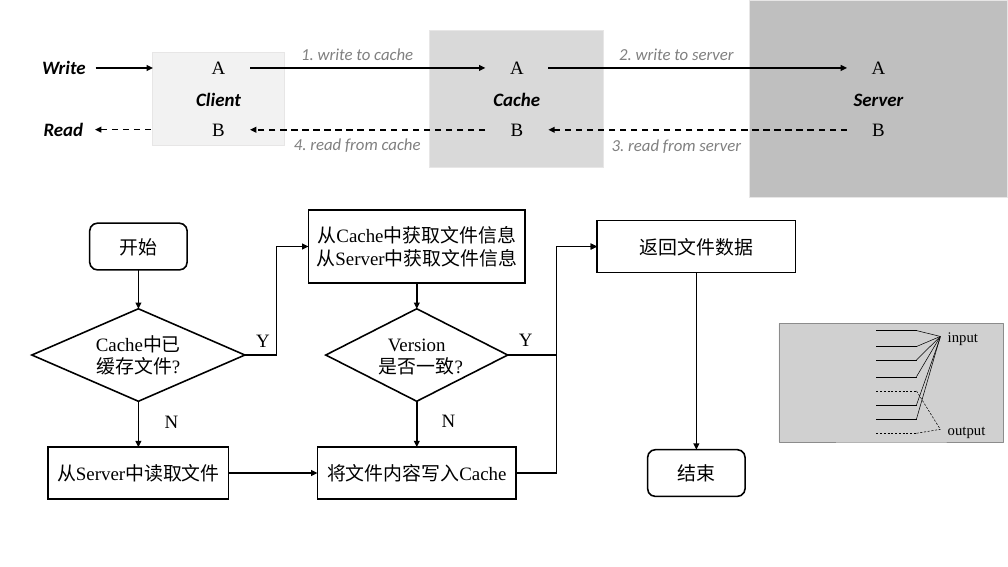
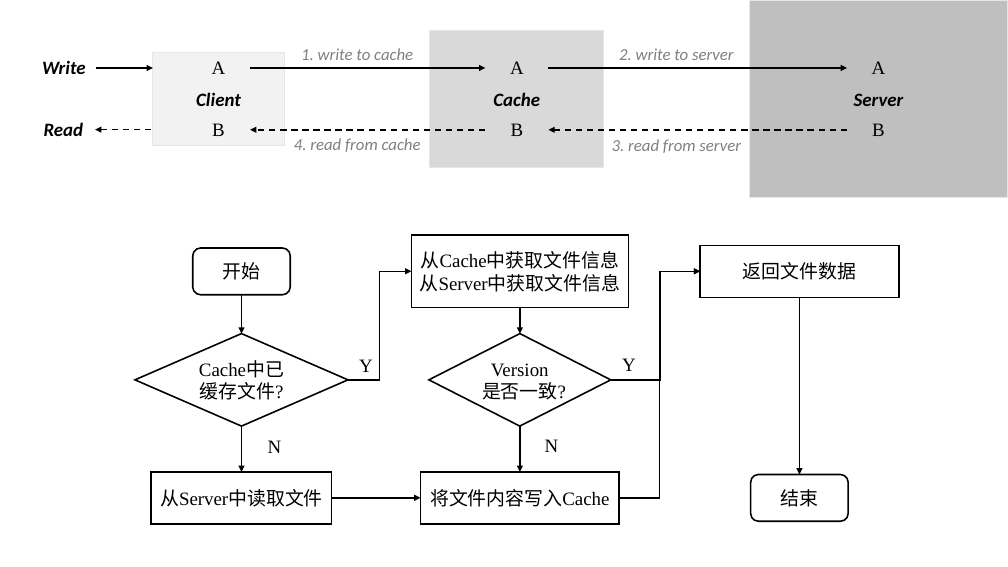
Before and after one commit to thinktu2/ads, a slide deck: slide 2 of report/figure/figure.pptx. Drawn at 1008x567 pixels with LibreOffice and Linux fonts; fonts in the diff are those of the drawing; grey boxes stand for pictures. Boxes give left, top, right and bottom in pixels: in the first picture for what was removed or moved away, otherwise in the second. Text is boxed around its words. In the diff, an @@ line names an element or a change of style, - is before the commit and + after.

Commit message:
Update figure

```diff
--- a/report/figure/figure.pptx
+++ b/report/figure/figure.pptx
@@ 2 rectangles, 1 text: place and size @@
-2 rectangles, 1 text at (309,210,533,499)
+2 rectangles, 1 text at (411,235,636,524)
@@ group removed at (779,324,1003,442): 16 lines, 2 texts, 1 picture @@
-input
-output
@@ 6 arrows, 3 texts, 3 elbow arrows, 2 rounded rectangles, 2 rectangles, 2 diamonds: place and size @@
-6 arrows, 3 texts, 3 elbow arrows, 2 rounded rectangles, 2 rectangles, 2 diamonds at (32,221,796,499)
+6 arrows, 3 texts, 3 elbow arrows, 2 rounded rectangles, 2 rectangles, 2 diamonds at (135,246,899,524)
```
